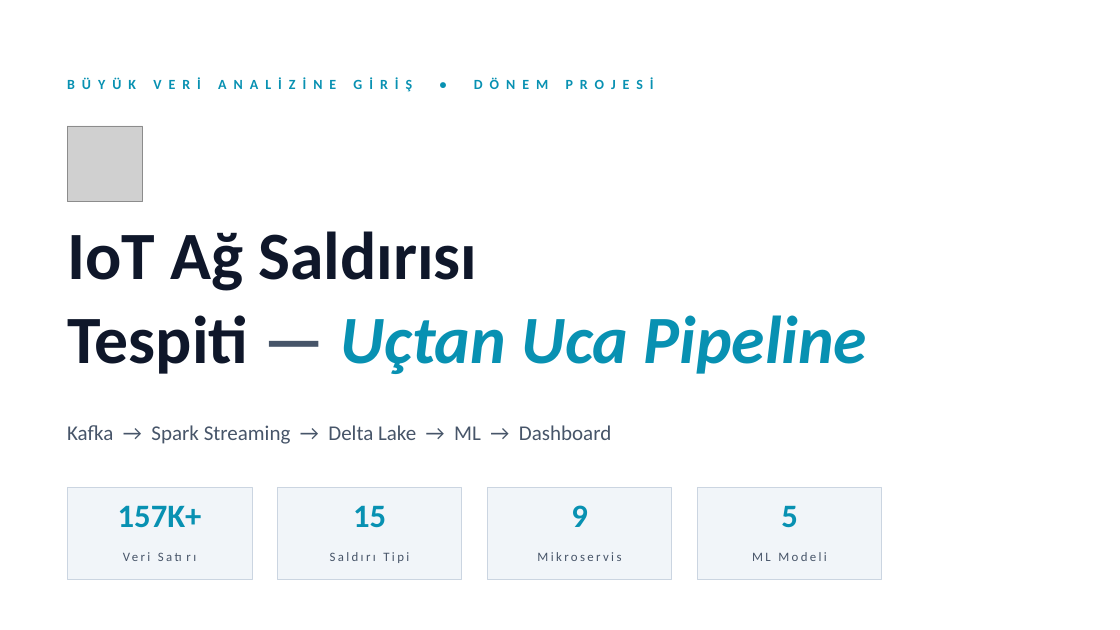
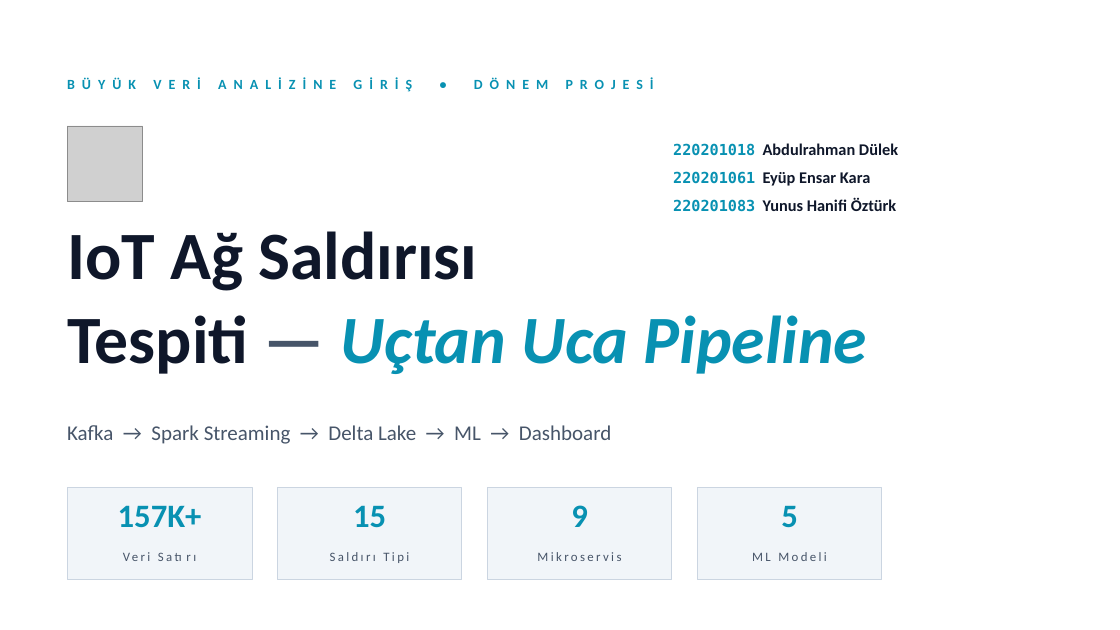
Before and after one commit to yunushanifi84/big-data-network-analysis-project, a slide deck: slide 1 of slayt.pptx. Drawn at 1120x630 pixels with LibreOffice and Linux fonts; fonts in the diff are those of the drawing; grey boxes stand for pictures. Boxes give left, top, right and bottom in pixels: in the first picture for what was removed or moved away, otherwise in the second. Text is boxed around its words. In the diff, an @@ line names an element or a change of style, - is before the commit and + after.

Commit message:
update report and slide

```diff
--- a/slayt.pptx
+++ b/slayt.pptx
@@ text added at (673,143,898,212), 14 pt, text #0F172A, bold @@
+220201018 Abdulrahman Dülek
+220201061 Eyüp Ensar Kara
+220201083 Yunus Hanifi Öztürk
```
Also in this commit, not shown: 1 other file.
